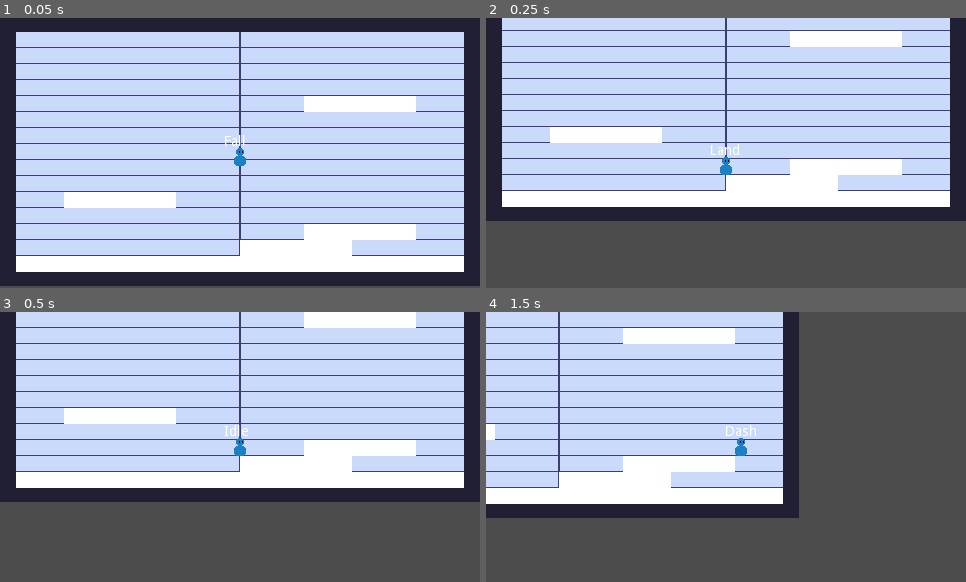
Above: before the commit, frames 1-4 (two rows, left to right).
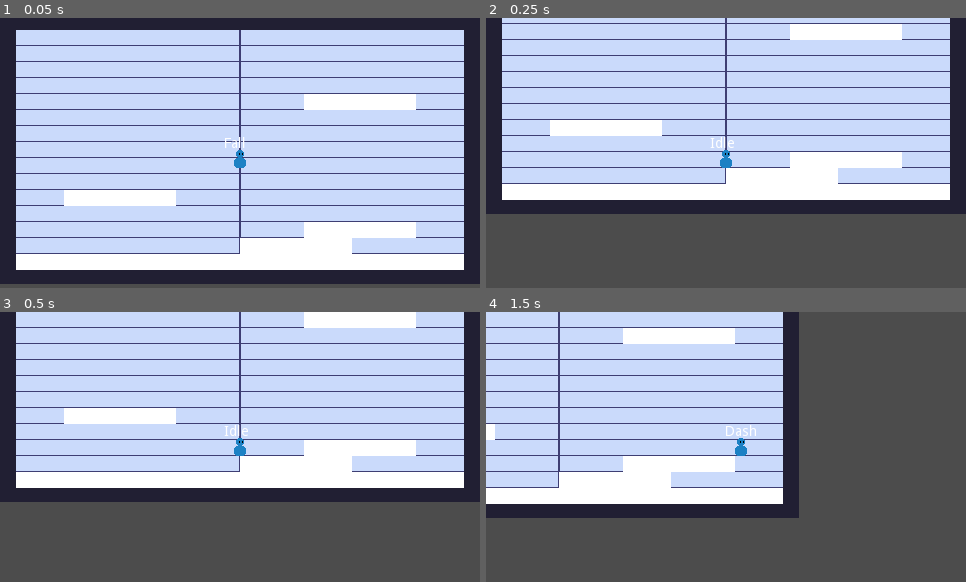
Above: after the commit, the same moments.

Repository: VuurMos/godot-3.5-platformer-character-controller
Game: Godot game, scene res://Game.tscn
The game is run twice, just before and just after one commit, with the same random seed, the same clock (stepped at 60 frames per second) and the same inputs.
Inputs:
- Up to frame 1 (0.05 s): no input
- Up to frame 2 (0.25 s): no input
- Up to frame 3 (0.5 s): no input
- Up to frame 4 (1.5 s): hold X (dash) 0.53-1.28 s; hold Right (right) from 0.53 s (still down); tap C (jump) at 0.77 s; tap X (dash) at 1.35 s

The runs differ from the first frame. In frame 1, 12% of the frame differs, in the area x 0-100%, y 4-100%; in frame 2, 17%, in the area x 0-100%, y 1-76%; in frame 3, nothing differs; in frame 4, nothing differs.

Commit message:
Updated idle-move transitions Transition between these two states is no based on player input only.

Diff:
--- a/platformer-controller/player/platform-controller.gd
+++ b/platformer-controller/player/platform-controller.gd
@@ -60,12 +60,12 @@
 	coyote_timer.stop()
 
 
+func add_dash_velocity(_dash_direction, _dash_velocity):
+	velocity.x = dash_strength * _dash_velocity * _dash_direction
+
+
 func apply_gravity(_gravity):
 	velocity.y += _gravity * get_physics_process_delta_time()
-
-
-func add_dash_velocity(_dash_direction, _dash_velocity):
-	velocity.x = dash_strength * _dash_velocity * _dash_direction
 
 
 func apply_friction():
--- a/platformer-controller/player/player-state-machine/player-states/player-ground-state.gd
+++ b/platformer-controller/player/player-state-machine/player-states/player-ground-state.gd
@@ -18,3 +18,17 @@
 	if player.dash_input:
 		state_machine.transition_to("Dash")
 		return
+
+
+func ground_movement():
+	player.apply_gravity(player.fall_gravity)
+	player.clamp_fall_speed()
+
+	if is_zero_approx(player.input_direction.x):
+		if !is_zero_approx(player.velocity.x):
+			player.apply_friction()
+	else:
+		player.apply_acceleration()
+		player.check_direction_facing()
+
+	player.apply_movement()
--- a/platformer-controller/player/player-state-machine/player-states/player-idle-state.gd
+++ b/platformer-controller/player/player-state-machine/player-states/player-idle-state.gd
@@ -7,6 +7,8 @@
 
 
 func physics_update(delta: float) -> void:
+	ground_movement()
+
 	# If player direction input or x velocity != 0, transition to the move state
 	if !is_zero_approx(player.input_direction.x):
 		state_machine.transition_to("Move")
--- a/platformer-controller/player/player-state-machine/player-states/player-move-state.gd
+++ b/platformer-controller/player/player-state-machine/player-states/player-move-state.gd
@@ -7,22 +7,10 @@
 
 
 func physics_update(delta: float) -> void:
-	# Need to apply gravity: there is a y velocity "bump" when moving = fall state transition
-	player.apply_gravity(player.fall_gravity)
-	player.clamp_fall_speed()
-
-	if is_zero_approx(player.input_direction.x):
-		if !is_zero_approx(player.velocity.x):
-			player.apply_friction()
-	else:
-		player.apply_acceleration()
-		player.check_direction_facing()
-
-	player.apply_movement()
+	ground_movement()
 
 	# TODO: If running at a wall (x vel = 0) then will flip between idle and move
-	if abs(player.velocity.x) < 0.01:
-		player.velocity.x = 0
+	if is_zero_approx(player.input_direction.x):
 		state_machine.transition_to("Idle")
 
 	check_ground_transitions()
--- a/platformer-controller/player/player-state-machine/player-states/player-state.gd
+++ b/platformer-controller/player/player-state-machine/player-states/player-state.gd
@@ -34,6 +34,8 @@
 
 func update(_delta: float) -> void:
 	player.input_direction = _get_input_direction()
+	print(state_machine.state)
+	print(player.velocity.x)
 
 
 func physics_update(_delta: float) -> void:
